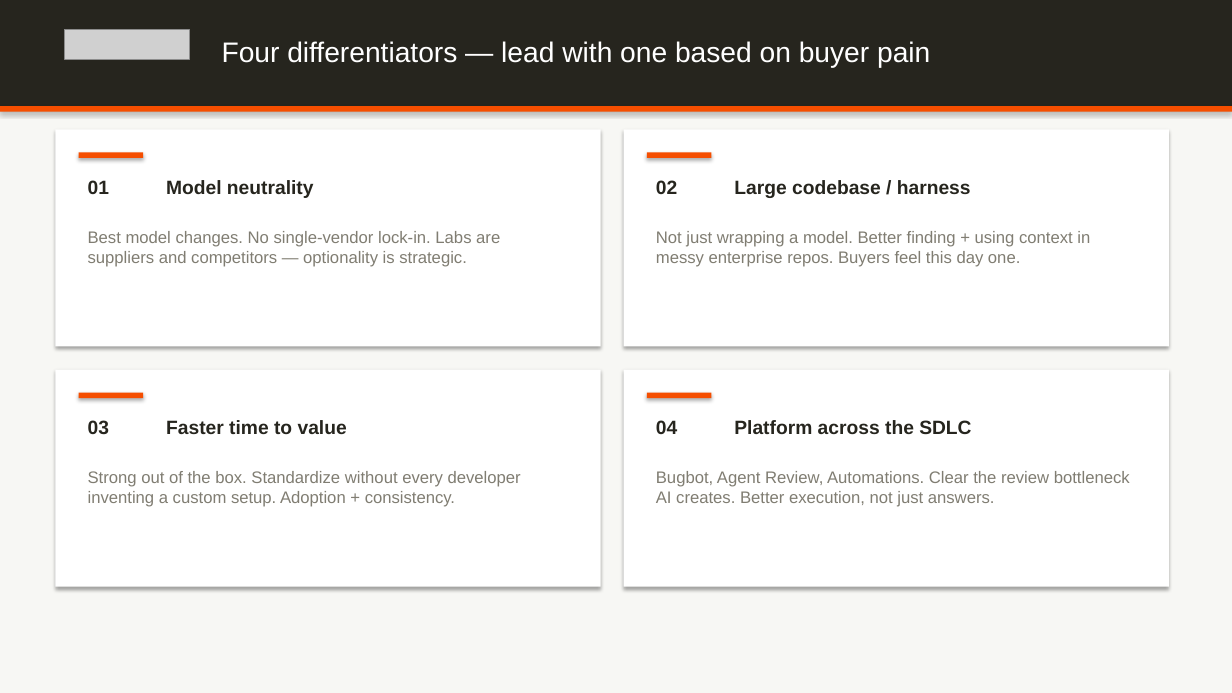
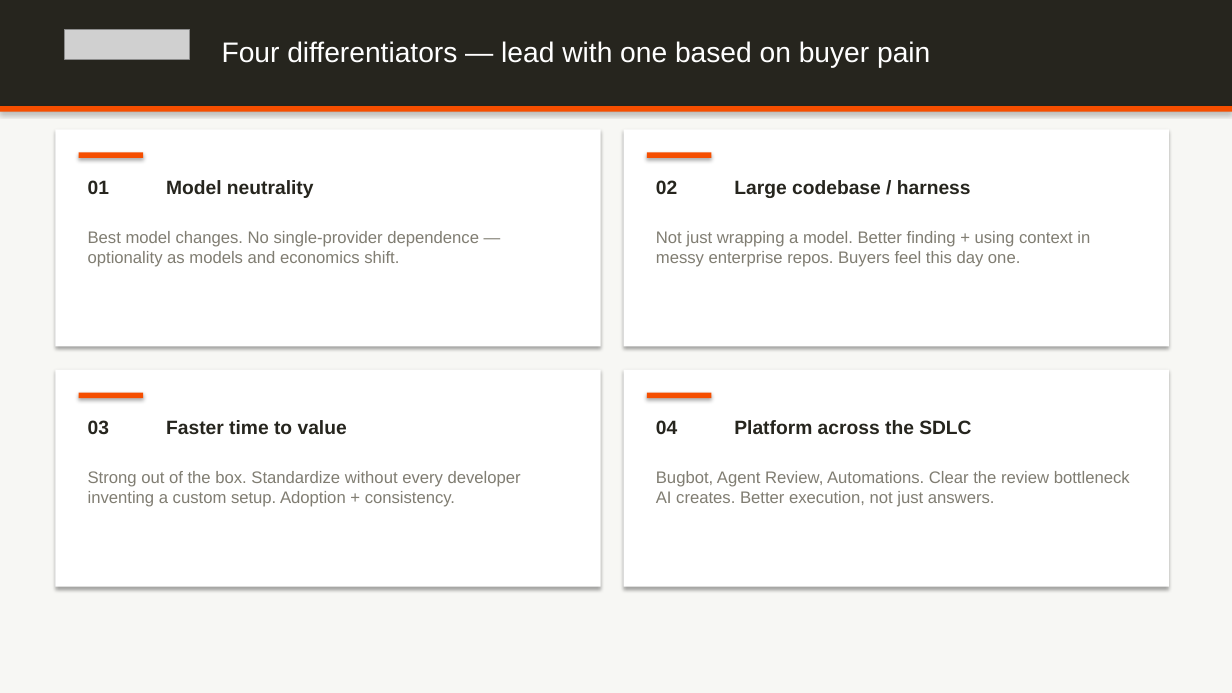
Before and after one commit to dempseli01-stack/lindsey, a slide deck: slide 11 of Lindsey_Presentation.pptx. Drawn at 1232x693 pixels with LibreOffice and Linux fonts; fonts in the diff are those of the drawing; grey boxes stand for pictures. Boxes give left, top, right and bottom in pixels: in the first picture for what was removed or moved away, otherwise in the second. Text is boxed around its words. In the diff, an @@ line names an element or a change of style, - is before the commit and + after.

```diff
--- a/Lindsey_Presentation.pptx
+++ b/Lindsey_Presentation.pptx
@@ text at bbox=[88, 231, 479, 267]: text changed @@
-Best model changes. No single-vendor lock-in. Labs are suppliers and competitors — optionality is strategic.
+Best model changes. No single-provider dependence — optionality as models and economics shift.
```
Also in this commit, not shown: 4 other slides changed, 1 slide added, 1 slide removed, 4 other files.
